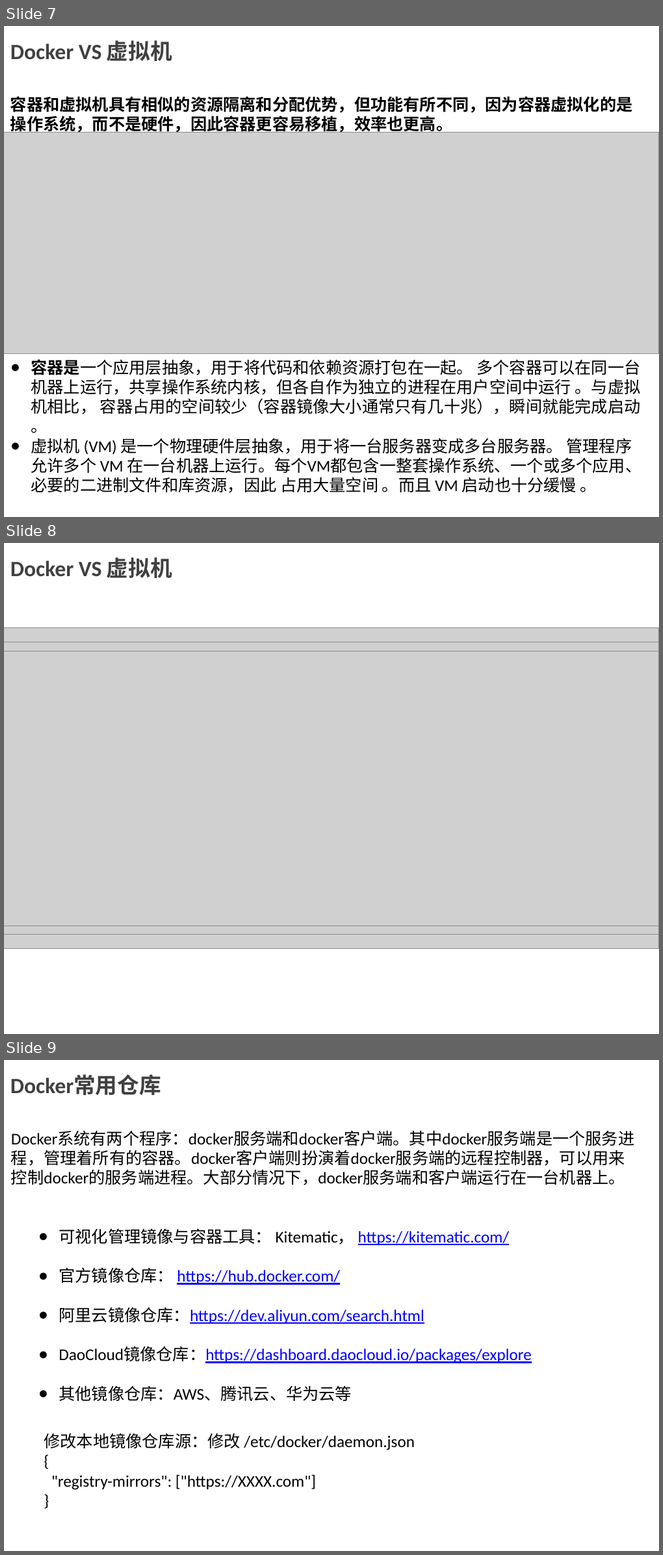
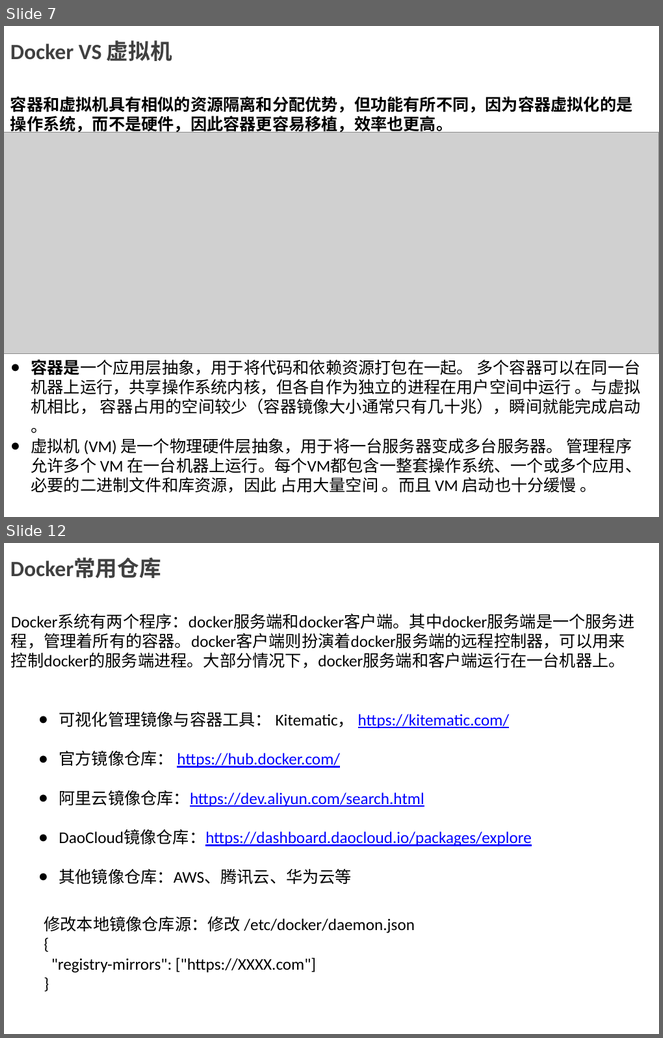
Before and after one commit to thumb0422/StudyNotes, a slide deck: Docker讲解.pptx. Shown one above the other, each under a label of ours: slides 7, 8 and 9 before the commit, slides 7 and 12 after it; the slides between them are not shown. The pictures are 663x1555 and 663x1038 pixels, drawn with LibreOffice and Linux fonts; fonts in the diff are those of the drawing; grey boxes stand for pictures; background and template pictures are left out. Boxes give left, top, right and bottom in pixels: in the first picture for what was removed or moved away, otherwise in the second. Text is boxed around its words. In the diff, an @@ line names an element or a change of style, - is before the commit and + after.

```diff
--- a/Docker讲解.pptx
+++ b/Docker讲解.pptx
@@ slide 8 removed at <box>4,543,659,1034</box>, background picture (left out) @@
@@ text removed at <box>10,557,172,578</box> @@
-Docker VS 虚拟机
@@ picture removed at <box>4,627,659,949</box> @@
@@ picture removed at <box>4,642,659,934</box> @@
@@ picture removed at <box>4,651,659,926</box> @@
@@ what was slide 9 is now slide 12 @@
```
Also in this commit, not shown: 2 slides changed, 5 slides added, 1 other slide removed.
